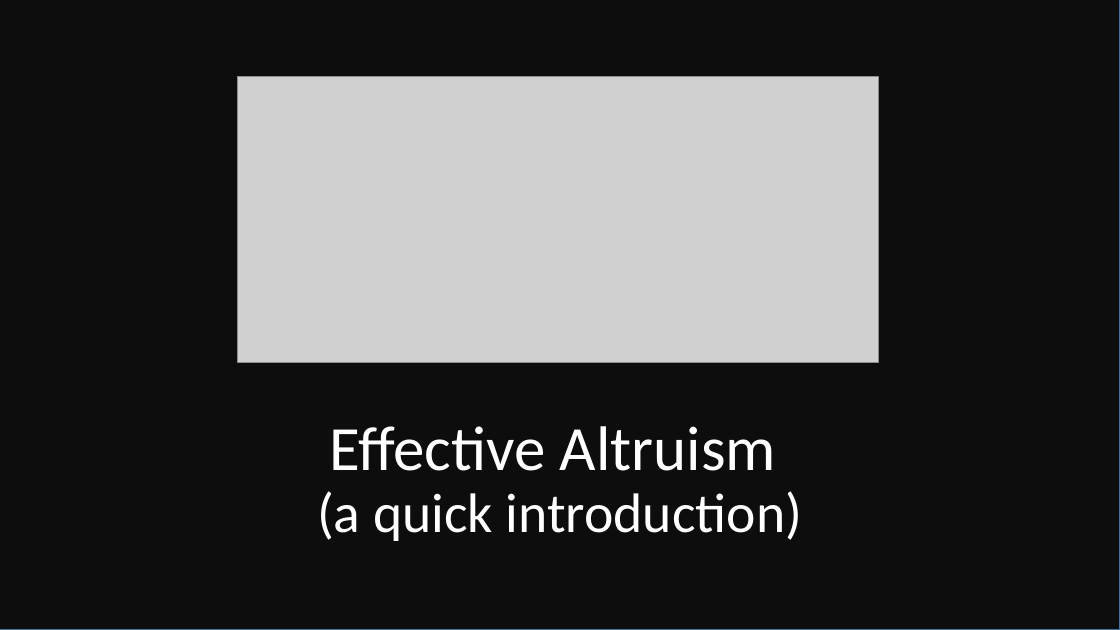
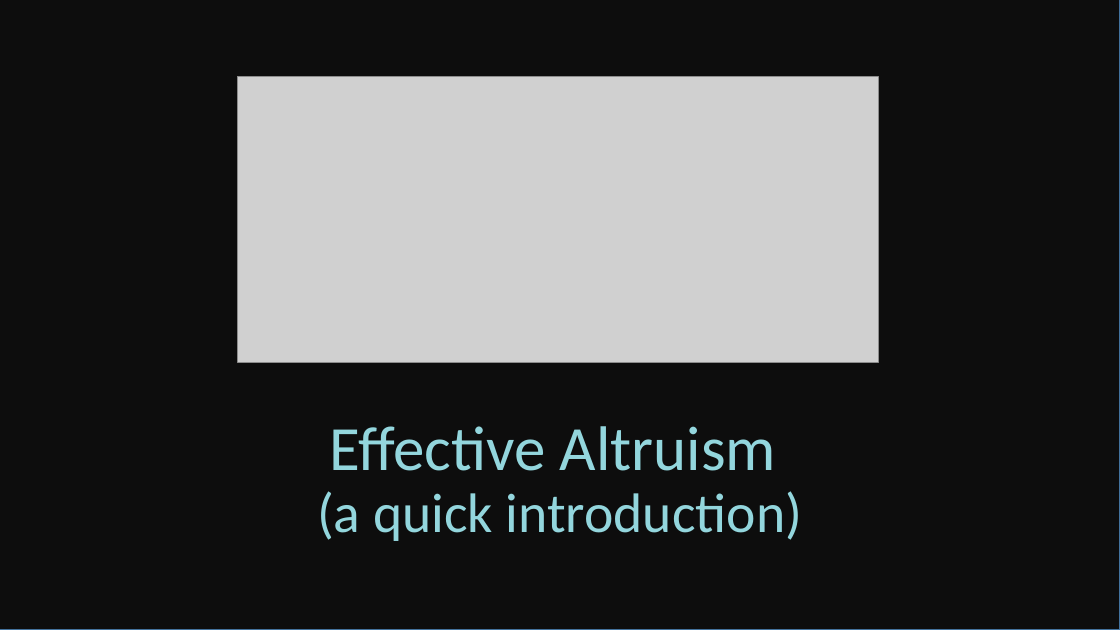
Before and after one commit to eanyc/eanyc.github.io, a slide deck: slide 1 of talk/talk.pptx. Drawn at 1120x630 pixels with LibreOffice and Linux fonts; fonts in the diff are those of the drawing; grey boxes stand for pictures. Boxes give left, top, right and bottom in pixels: in the first picture for what was removed or moved away, otherwise in the second. Text is boxed around its words. In the diff, an @@ line names an element or a change of style, - is before the commit and + after.

```diff
--- a/talk/talk.pptx
+++ b/talk/talk.pptx
@@ title "Effective Altruism (a quick introduction)" at bbox=[317, 426, 802, 541]: text colour #FFFFFF to #93D6DD @@
```
Also in this commit, not shown: 6 other slides changed, 4 slides added, 3 slides removed.
